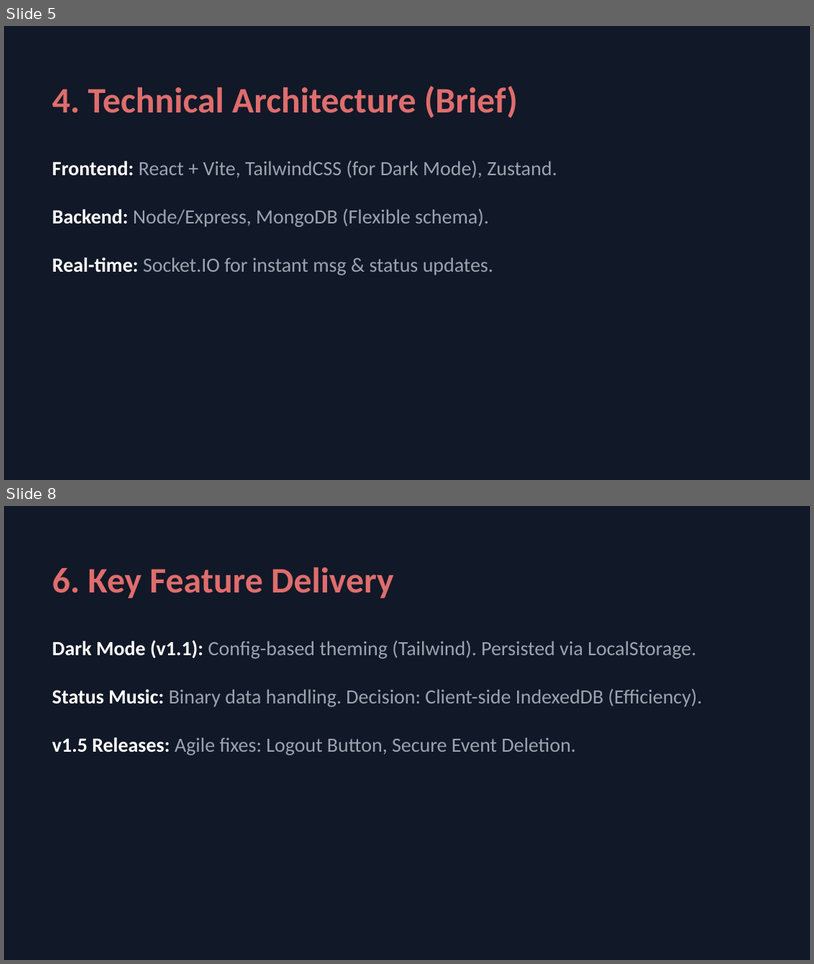
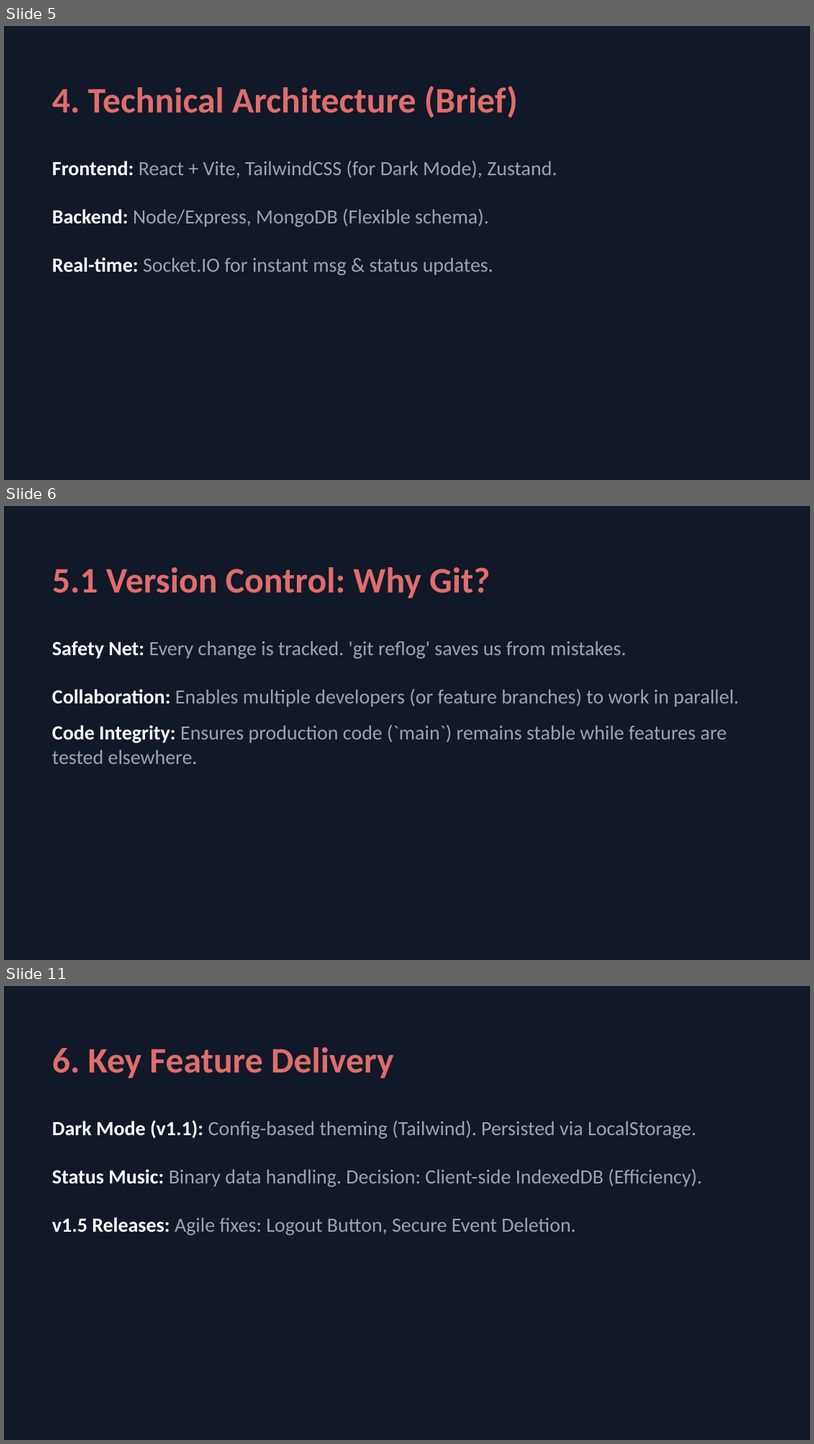
Before and after one commit to AyushAgrawal2004/CircleUp, a slide deck: CircleUp_Presentation.pptx. Shown one above the other, each under a label of ours: slides 5 and 8 before the commit, slides 5, 6 and 11 after it; the slides between them are not shown. The pictures are 814x964 and 814x1444 pixels, drawn with LibreOffice and Linux fonts; fonts in the diff are those of the drawing. Boxes give left, top, right and bottom in pixels: in the first picture for what was removed or moved away, otherwise in the second. Text is boxed around its words. In the diff, an @@ line names an element or a change of style, - is before the commit and + after.

Commit message:
docs: rename branches and expand Git/GitHub section in presentation

```diff
--- a/CircleUp_Presentation.pptx
+++ b/CircleUp_Presentation.pptx
@@ slide 6 added at (4, 506, 810, 960), background #111827 @@
@@ text added at (52, 567, 490, 598), 32 pt, text #DF6D6D, bold @@
+5.1 Version Control: Why Git?
@@ text added at (52, 641, 627, 659), 18 pt, text #9CA3AF @@
+• Safety Net: Every change is tracked. 'git reflog' saves us from mistakes.
@@ text added at (52, 689, 739, 707), 18 pt, text #9CA3AF @@
+• Collaboration: Enables multiple developers (or feature branches) to work in parallel.
@@ text added at (52, 725, 728, 764), 18 pt, text #9CA3AF @@
+• Code Integrity: Ensures production code (`main`) remains stable while features are tested elsewhere.
@@ what was slide 8 is now slide 11 @@
```
Also in this commit, not shown: 3 other slides added, 1 slide removed, 5 other files.
